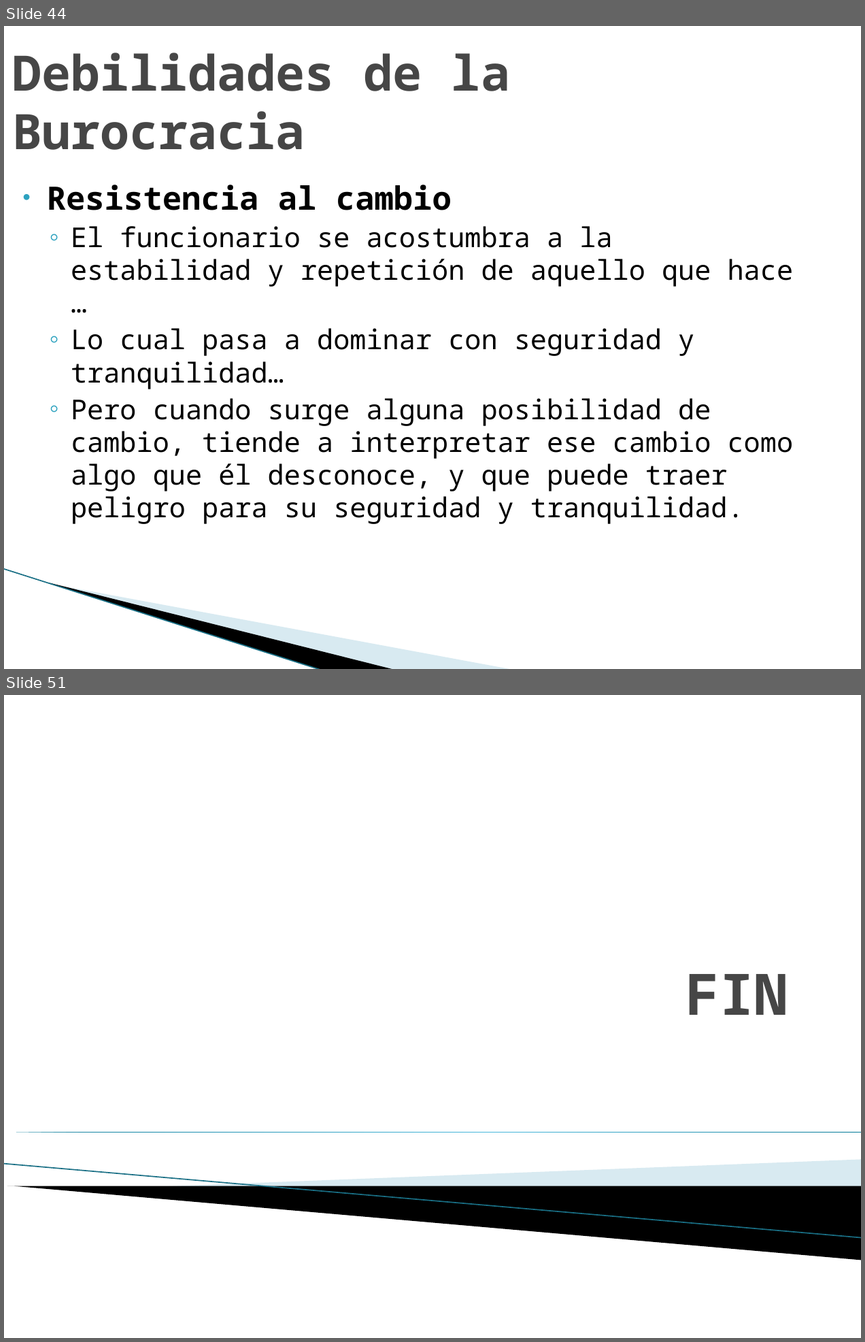
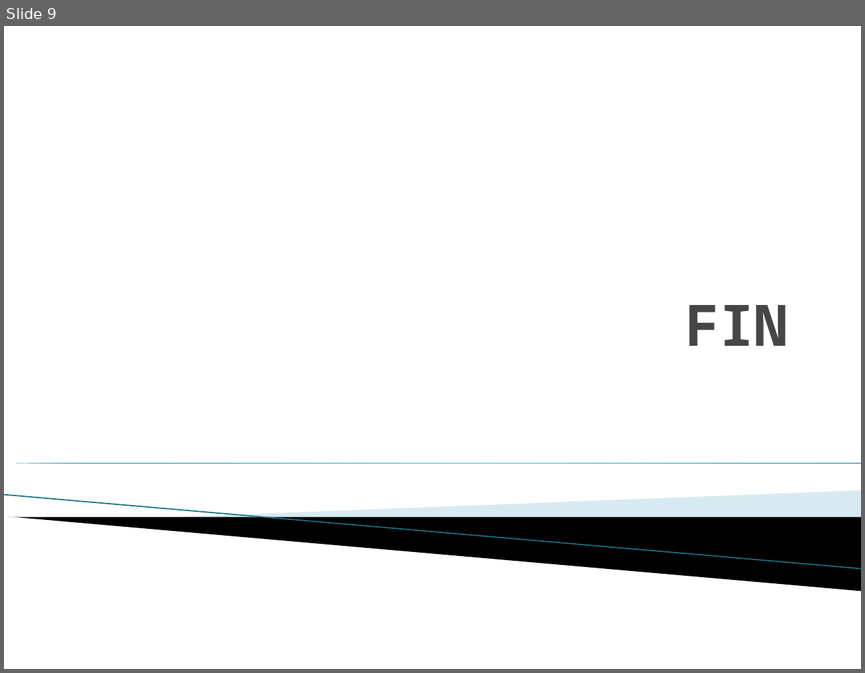
Before and after one commit to carlamadeo/proyectosfacultad, a slide deck: Modelos Organizacionales/TPS/TP_Grupo_C_Redes_Sociales.pptx. Shown one above the other, each under a label of ours: slides 44 and 51 before the commit, slide 9 after it; the slides between them are not shown. The pictures are 865x1342 and 865x673 pixels, drawn with LibreOffice and Linux fonts; fonts in the diff are those of the drawing; background and template pictures are left out. Boxes give left, top, right and bottom in pixels: in the first picture for what was removed or moved away, otherwise in the second. Text is boxed around its words. In the diff, an @@ line names an element or a change of style, - is before the commit and + after.

```diff
--- a/Modelos Organizacionales/TPS/TP_Grupo_C_Redes_Sociales.pptx
+++ b/Modelos Organizacionales/TPS/TP_Grupo_C_Redes_Sociales.pptx
@@ slide 44 removed at box(4, 26, 861, 669), background #FFFFFF @@
@@ title removed at box(12, 53, 510, 150) @@
-Debilidades de la Burocracia
@@ text removed at box(47, 184, 793, 524) @@
-• Resistencia al cambio
-  ◦ El funcionario se acostumbra a la estabilidad y repetición de aquello que hace …
-  ◦ Lo cual pasa a dominar con seguridad y tranquilidad…
-  ◦ Pero cuando surge alguna posibilidad de cambio, tiende a interpretar ese cambio como algo que él desconoce, y que puede traer peligro para su seguridad y tranquilidad.
@@ line removed from (4, 569) to (322, 669) @@
@@ freeform shape removed at box(50, 582, 396, 669) @@
@@ freeform shape removed at box(51, 583, 514, 669) @@
@@ what was slide 51 is now slide 9 @@
```
Also in this commit, not shown: 5 slides added, 46 other slides removed, 4 other files.
